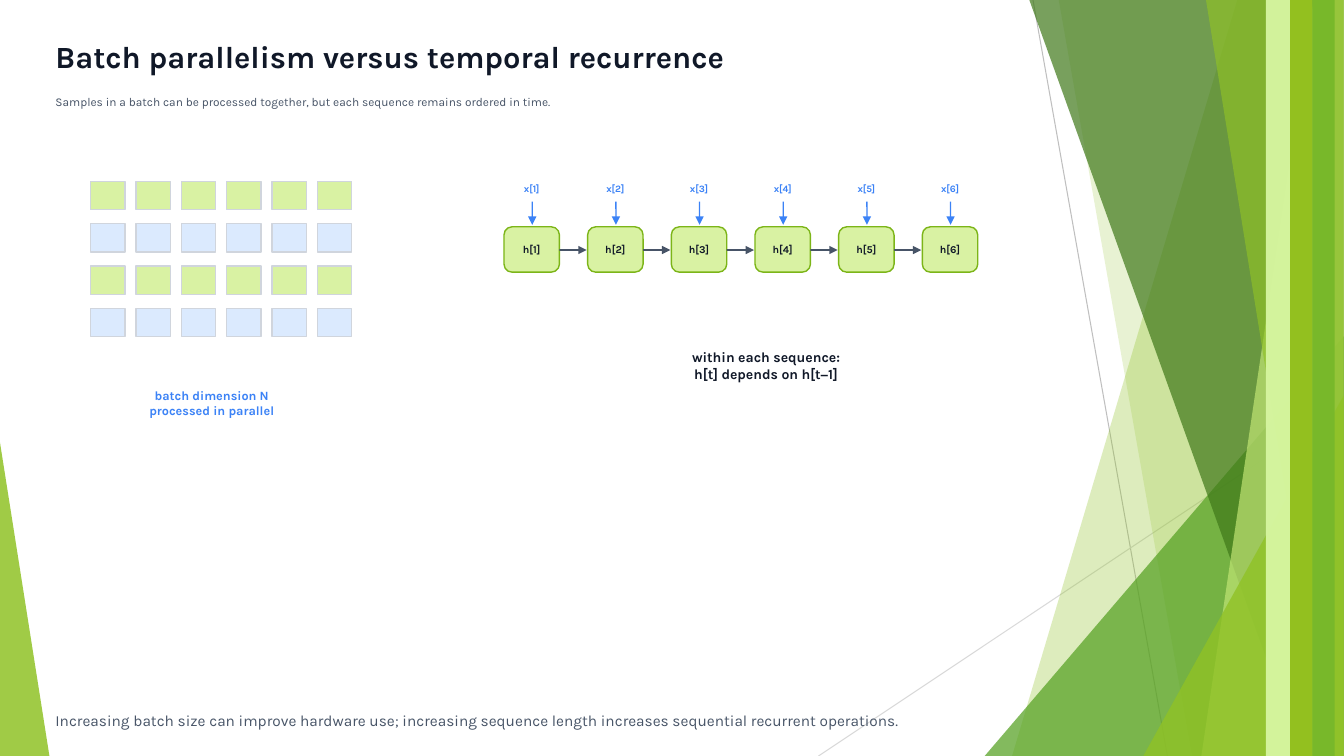
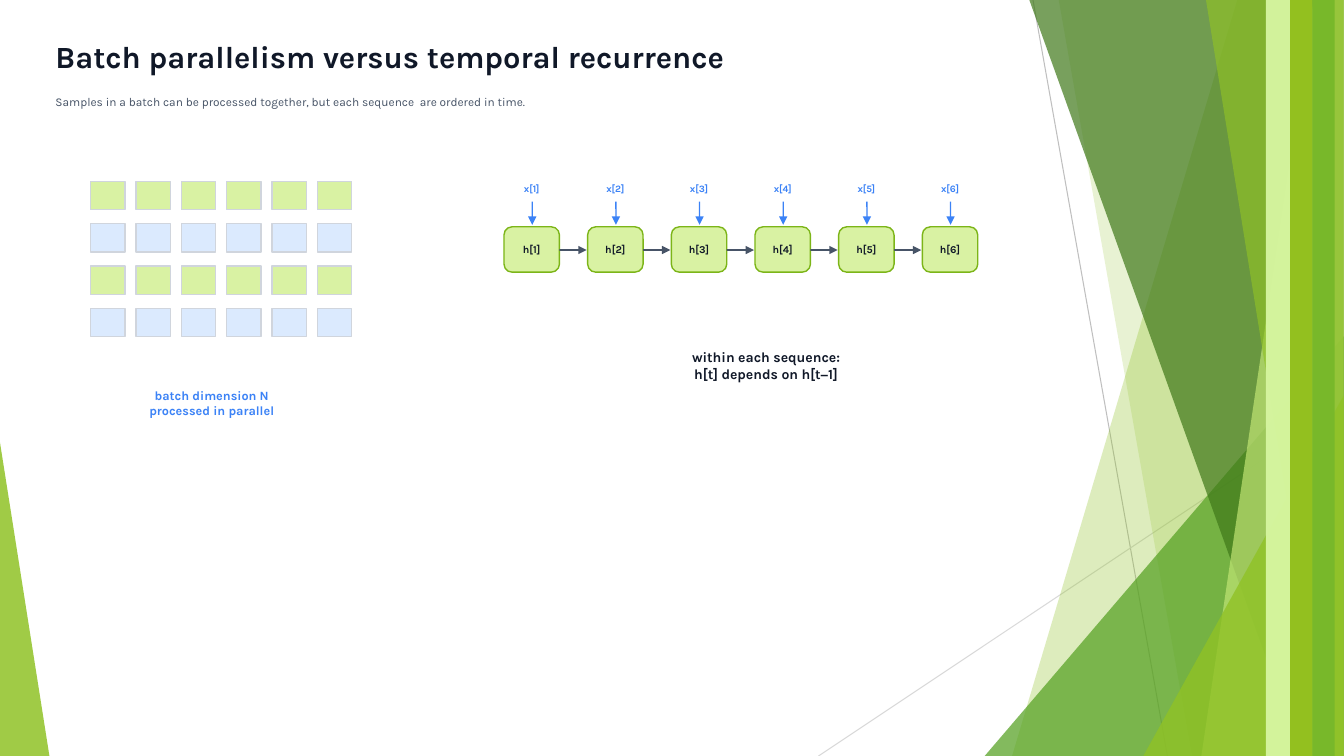
Before and after one commit to FranzGH/timeseries, a slide deck: slide 212 of Slides/04 Recurrent NNs.pptx (slide 213 before the commit). Drawn at 1344x756 pixels with LibreOffice and Linux fonts; fonts in the diff are those of the drawing. Boxes give left, top, right and bottom in pixels: in the first picture for what was removed or moved away, otherwise in the second. Text is boxed around its words. In the diff, an @@ line names an element or a change of style, - is before the commit and + after.

Commit message:
Recurrent

```diff
--- a/Slides/04 Recurrent NNs.pptx
+++ b/Slides/04 Recurrent NNs.pptx
@@ text at box(55, 98, 525, 109): text changed @@
-Samples in a batch can be processed together, but each sequence remains ordered in time.
+Samples in a batch can be processed together, but each sequence are ordered in time.
@@ text removed at box(55, 715, 898, 730) @@
-Increasing batch size can improve hardware use; increasing sequence length increases sequential recurrent operations.
```
Also in this commit, not shown: 130 other slides changed, 1 slide removed.
